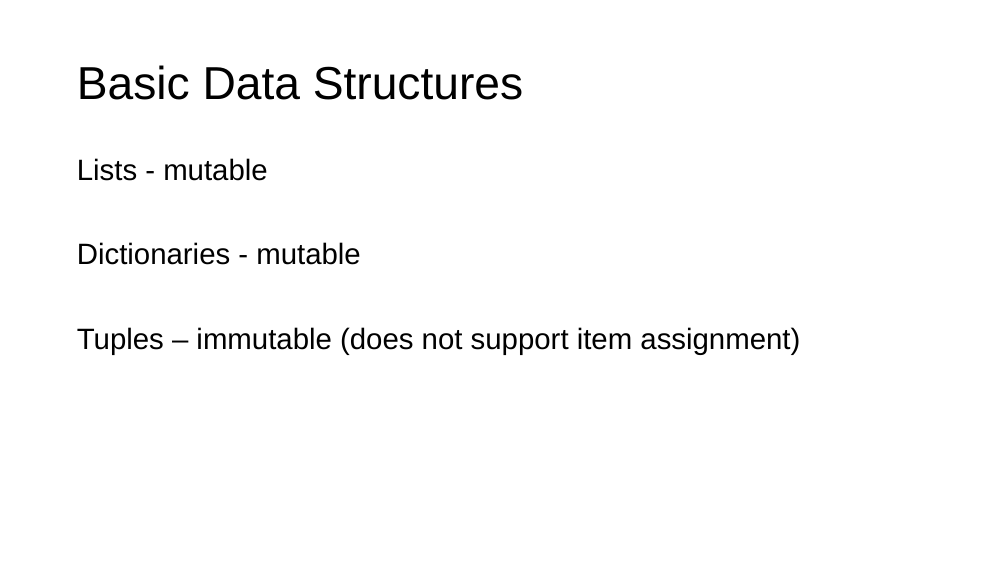
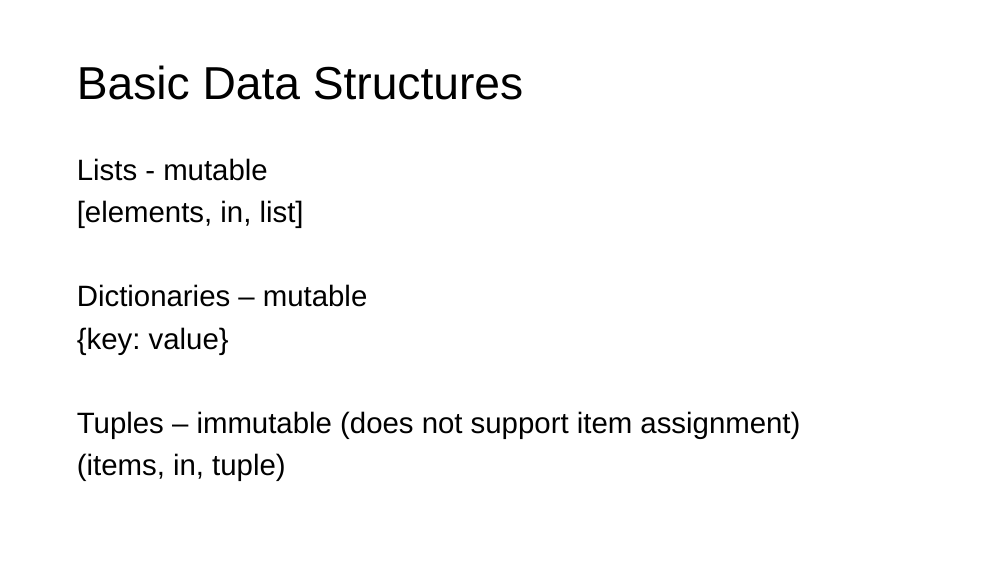
Before and after one commit to yixinsun1216/epic_orientation, a slide deck: slide 4 of Python/python_presentation.pptx (slide 3 before the commit). Drawn at 1008x567 pixels with LibreOffice and Linux fonts; fonts in the diff are those of the drawing. Boxes give left, top, right and bottom in pixels: in the first picture for what was removed or moved away, otherwise in the second. Text is boxed around its words. In the diff, an @@ line names an element or a change of style, - is before the commit and + after.

```diff
--- a/Python/python_presentation.pptx
+++ b/Python/python_presentation.pptx
@@ text at box(77, 200, 368, 355): text changed @@
-Dictionaries - mutable
+[elements, in, list]
+Dictionaries – mutable
+{key: value}
@@ text at box(77, 453, 285, 481): paragraph added @@
+(items, in, tuple)
```
Also in this commit, not shown: 1 slide added, 4 other files.
